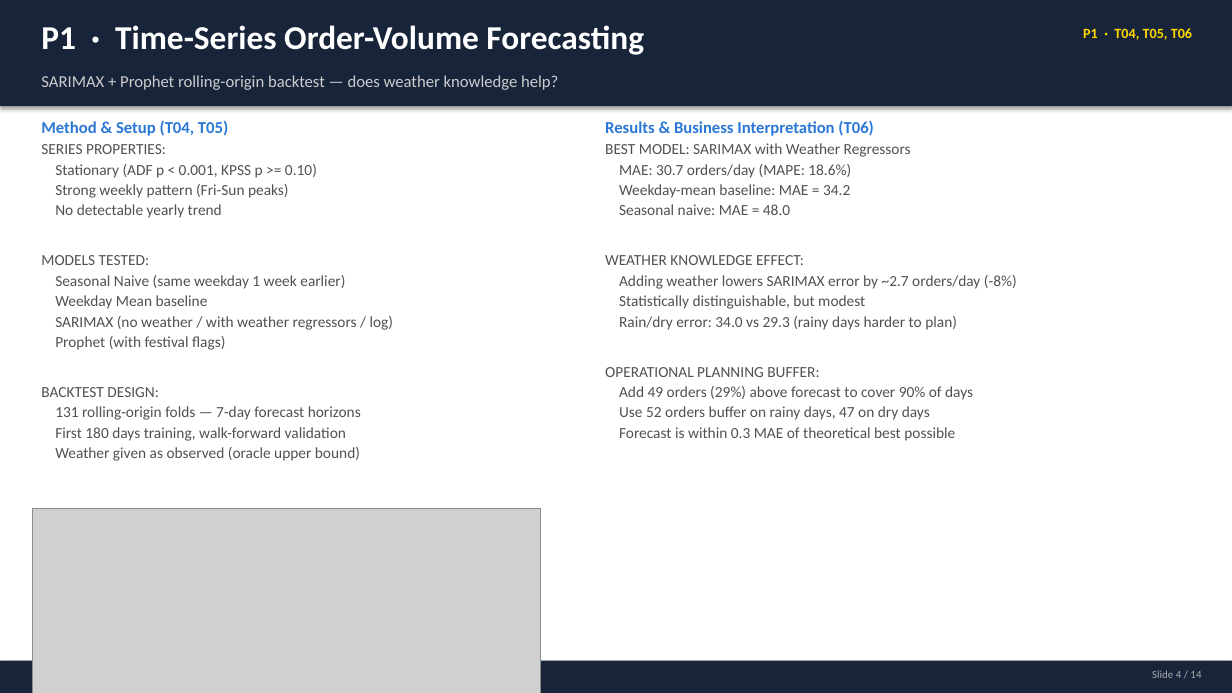
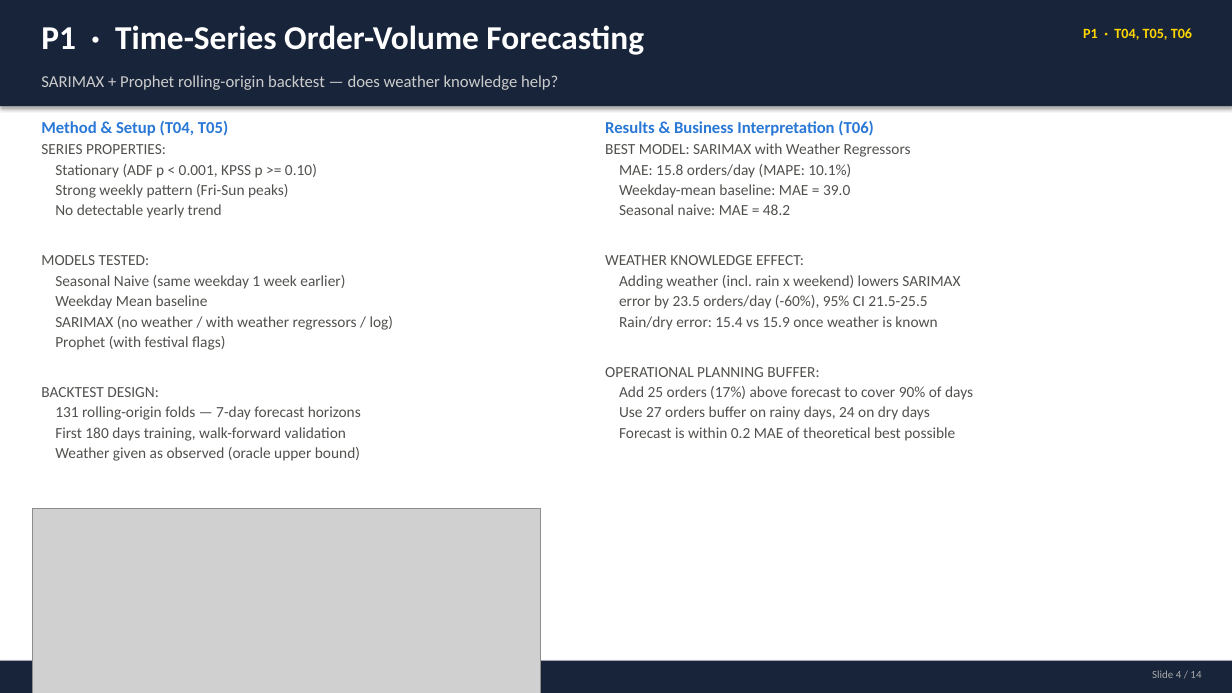
Before and after one commit to priyagarnet20-ops/weather-food-orders, a slide deck: slide 4 of slides/review1/review1_deck.pptx. Drawn at 1232x693 pixels with LibreOffice and Linux fonts; fonts in the diff are those of the drawing; grey boxes stand for pictures. Boxes give left, top, right and bottom in pixels: in the first picture for what was removed or moved away, otherwise in the second. Text is boxed around its words. In the diff, an @@ line names an element or a change of style, - is before the commit and + after.

```diff
--- a/slides/review1/review1_deck.pptx
+++ b/slides/review1/review1_deck.pptx
@@ text at (x1=619, y1=164, x2=851, y2=215): text changed @@
-MAE: 30.7 orders/day (MAPE: 18.6%)
-Weekday-mean baseline: MAE = 34.2
-Seasonal naive: MAE = 48.0
+MAE: 15.8 orders/day (MAPE: 10.1%)
+Weekday-mean baseline: MAE = 39.0
+Seasonal naive: MAE = 48.2
@@ text at (x1=619, y1=275, x2=960, y2=330): text changed @@
-Adding weather lowers SARIMAX error by ~2.7 orders/day (-8%)
-Statistically distinguishable, but modest
-Rain/dry error: 34.0 vs 29.3 (rainy days harder to plan)
+Adding weather (incl. rain x weekend) lowers SARIMAX
+error by 23.5 orders/day (-60%), 95% CI 21.5-25.5
+Rain/dry error: 15.4 vs 15.9 once weather is known
@@ text at (x1=619, y1=386, x2=973, y2=441): text changed @@
-Add 49 orders (29%) above forecast to cover 90% of days
-Use 52 orders buffer on rainy days, 47 on dry days
-Forecast is within 0.3 MAE of theoretical best possible
+Add 25 orders (17%) above forecast to cover 90% of days
+Use 27 orders buffer on rainy days, 24 on dry days
+Forecast is within 0.2 MAE of theoretical best possible
```
Also in this commit, not shown: 13 other slides changed, 2 other files.
